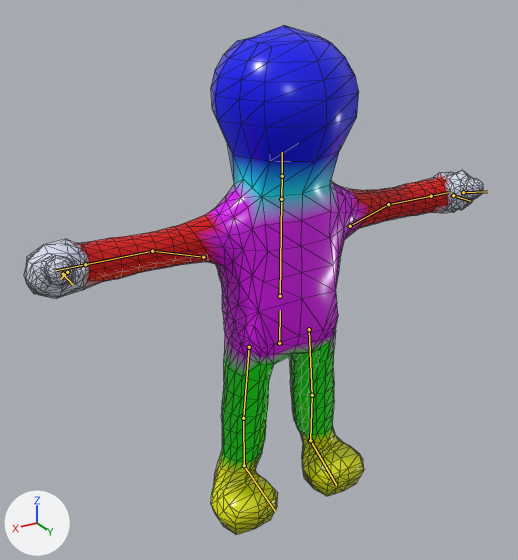
What one commit did to the glTF model do-not-drop/assets/models/characters/gel/gel_body_lod1.glb.
The view is the same before and after, from a camera (50 mm lens) standing at (1.271, 1.968, 1.907) and looking at (0.105, 0.026, 0.936). The axes (+X, +Y, +Z) are drawn at lower left. The lights are the same throughout. The older version comes first. The bones that bend it are drawn over the model as lines. Mesh edges are drawn as thin lines.

The first picture shows 'GelBodyLOD1'.
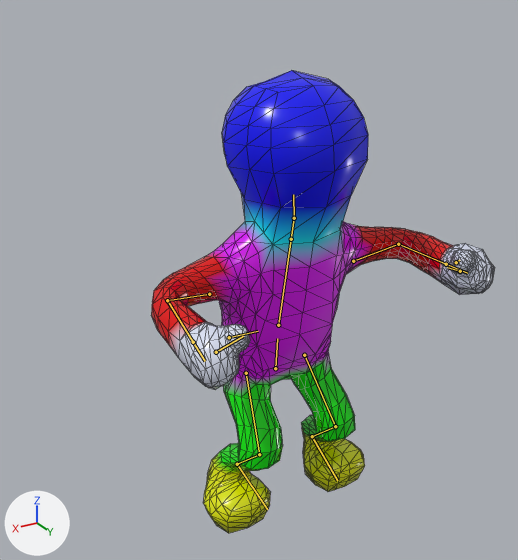
The newer file adds an action. The first version stands in its rest pose; the second is drawn at frame 2 of the action 'Scared'.

Where the change shows, as pixel boxes (x1, y1, x2, y2) in the pictures (518 x 560 px):
'GelBodyLOD1', posed (25% narrower, 9% shorter)
    before: (24, 25, 483, 535)
    after: (151, 70, 495, 533)
bone 'pelvis', root to tip
    before: (279, 343) to (280, 310)
    after: (275, 368) to (277, 338)
bone 'chest', root to tip
    before: (280, 296) to (281, 199)
    after: (278, 325) to (291, 239)
bone 'head', root to tip
    before: (282, 176) to (282, 152)
    after: (294, 218) to (293, 194)
bone 'upper_arm.L', root to tip
    before: (350, 226) to (388, 204)
    after: (353, 261) to (398, 244)
bone 'forearm.L', root to tip
    before: (388, 204) to (431, 196)
    after: (398, 244) to (446, 264)
bone 'thumb.L', root to tip
    before: (463, 192) to (487, 191)
    after: (456, 262) to (459, 260)
bone 'upper_arm.R', root to tip
    before: (203, 257) to (152, 251)
    after: (209, 294) to (167, 300)
bone 'forearm.R', root to tip
    before: (152, 251) to (85, 264)
    after: (167, 300) to (193, 342)
bone 'thumb.R', root to tip
    before: (67, 272) to (60, 279)
    after: (229, 337) to (258, 331)
bone 'thigh.L', root to tip
    before: (309, 329) to (312, 395)
    after: (304, 355) to (335, 426)
bone 'shin.L', root to tip
    before: (312, 395) to (310, 440)
    after: (335, 426) to (312, 436)
bone 'foot.L', root to tip
    before: (310, 440) to (336, 485)
    after: (312, 436) to (337, 480)
bone 'thigh.R', root to tip
    before: (249, 347) to (243, 418)
    after: (246, 373) to (259, 454)
bone 'shin.R', root to tip
    before: (243, 418) to (244, 465)
    after: (259, 454) to (237, 464)
bone 'foot.R', root to tip
    before: (244, 465) to (275, 511)
    after: (237, 464) to (267, 509)

The change in detail:
Bone 'pelvis' (bone_pelvis) moves from (0.0, 0.0, 0.0) to (0.0, -0.12, -0.025).
Bone 'pelvis' (bone_pelvis) turns from (0, 0, 0) to (5, 0, 0) degrees about its own x, y and z.
Bone 'chest' (bone_chest) turns from (0, 0, 0) to (5, 0, 0) degrees about its own x, y and z.
Bone 'head' (bone_head) turns from (0, 0, 0) to (-13, -3, 2) degrees about its own x, y and z.
Bone 'upper_arm.L' (bone_upper_arm_l) turns from (0, 0, 0) to (0, -10, -11) degrees about its own x, y and z.
Bone 'forearm.L' (bone_forearm_l) turns from (0, 0, 0) to (0, -22, -66) degrees about its own x, y and z.
Bone 'thumb.L' (bone_thumb_l) turns from (0, 0, 0) to (5, 1, -1) degrees about its own x, y and z.
Bone 'upper_arm.R' (bone_upper_arm_r) turns from (0, 0, 0) to (-2, 3, 14) degrees about its own x, y and z.
Bone 'forearm.R' (bone_forearm_r) turns from (0, 0, 0) to (0, 22, 72) degrees about its own x, y and z.
Bone 'thumb.R' (bone_thumb_r) turns from (0, 0, 0) to (5, -1, 1) degrees about its own x, y and z.
Bone 'thigh.L' (bone_thigh_l) turns from (0, 0, 0) to (-38, -1, -3) degrees about its own x, y and z.
Bone 'shin.L' (bone_shin_l) turns from (0, 0, 0) to (81, -3, 1) degrees about its own x, y and z.
Bone 'foot.L' (bone_foot_l) turns from (0, 0, 0) to (-47, 2, 1) degrees about its own x, y and z.
Bone 'thigh.R' (bone_thigh_r) turns from (0, 0, 0) to (-38, 2, 3) degrees about its own x, y and z.
Bone 'shin.R' (bone_shin_r) turns from (0, 0, 0) to (81, 3, -1) degrees about its own x, y and z.
Bone 'foot.R' (bone_foot_r) turns from (0, 0, 0) to (-48, -2, -1) degrees about its own x, y and z.
